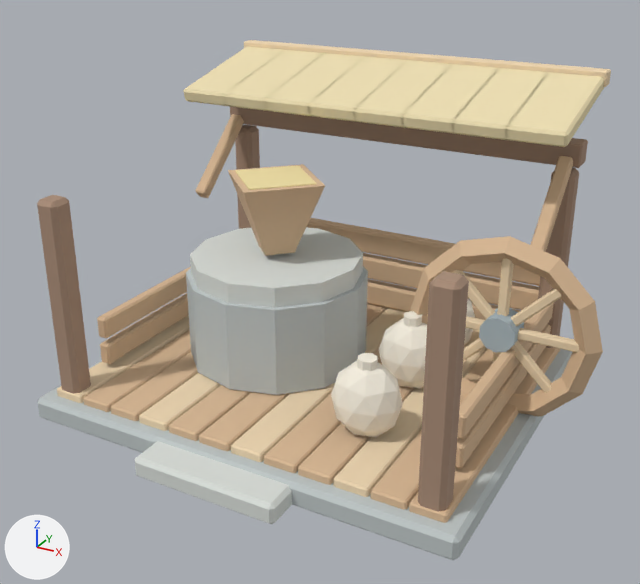
Before and after pictures for a commit that changed the FBX model unity/Assets/Resources/ForestArt/mill.fbx.
The view is the same before and after, from a 50 mm lens placed at (2.94, -5.39, 3.54), pointed at (0.13, -0.27, 0.98). The axes (+X, +Y, +Z) are drawn at lower left. The lights are the same throughout. The older version comes first. Where no turn or scale is listed for an object, it has been applied to the vertices. Vertices at exactly the same position are counted once.

The first picture shows 'mill_mesh'.
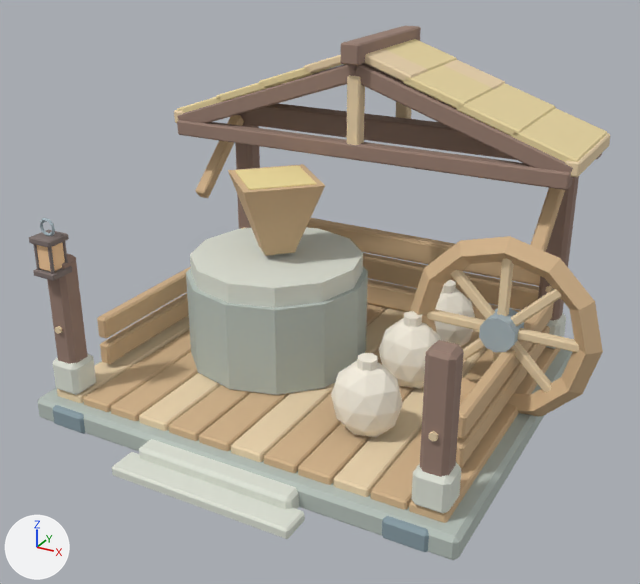
What differs and where, as boxes (x1, y1, x2, y2) in the pictures (640 x 584 px; the box of a moved part takes in the faces that stretch with it):
'mill_mesh', reshaped: before (37, 40, 611, 560); after (29, 26, 611, 560)
part 1 of me_cube_1527, moved or reshaped: before (37, 195, 91, 394); after (47, 254, 88, 364)
part 2 of me_cube_1527, added: after (55, 326, 63, 334)
part 3 of me_cube_1527, moved or reshaped: before (235, 125, 260, 229); after (235, 112, 260, 229)
part 4 of me_cube_1527, moved or reshaped: before (418, 271, 469, 512); after (420, 340, 464, 477)
part 5 of me_cube_1527, added: after (428, 431, 438, 442)
part 6 of me_cube_1527, moved or reshaped: before (538, 168, 579, 348); after (538, 176, 579, 321)
part 7 of me_cube_1527, moved or reshaped: before (244, 40, 611, 87); after (177, 120, 573, 190)
part 8 of me_cube_1527, moved or reshaped: before (135, 441, 292, 524); after (139, 439, 299, 509)
part 9 of me_cube_1527, added: after (40, 218, 55, 236)
part 10 of me_cube_1527, reshaped: before (183, 47, 604, 147); after (174, 26, 611, 177)
part 11 of me_cube_1527, added: after (29, 230, 461, 552)
part 12 of me_cube_1527, added: after (546, 313, 566, 349)

The edits, one by one:
Material 'Forest_darkwood' (mat_forest_darkwood) is new.
Its base color is (0.216, 0.173, 0.161) (grey #807370).
Its roughness is 0.88.
Material 'Forest_slate' (mat_forest_slate) is new.
Its base color is (0.251, 0.337, 0.376) (greyish cyan #899da5).
Its roughness is 0.88.
Material 'Forest_ember' (mat_forest_ember) is new.
Its base color is (0.949, 0.62, 0.345) (beige #f9ce9f).
Its roughness is 0.88.
me_cube_1527 is used by ob_mill_mesh; location (0.0, 0.0, 0.0).
me_cube_1527 had 1526 vertices, 2836 faces and spanned x -1.66..2.05, y -1.64..1.56, z 0.0..2.4.
me_cube_1527 now has 2582 vertices, 4772 faces and spans x -1.68..2.05, y -1.7..1.52, z 0.0..2.62.
me_cube_1527 part 1: the loose piece of 24 vertices spanning x -1.52..-1.34, y -1.29..-1.11, z 0.2..1.7 is scaled about its middle by (1, 1, 0.691), then moved by (0.0, 0.0, -0.2).
me_cube_1527 part 2: a new loose piece, a 6-sided cylinder along y spanning x -1.455..-1.405, y -1.312..-1.288, z 0.721..0.779, in mat_forest_endgrain (beige #edd5af).
me_cube_1527 part 3: the loose piece of 24 vertices spanning x -1.52..-1.34, y 1.11..1.29, z 0.2..1.7 is scaled about the mesh origin by (1, 1, 1.14).
me_cube_1527 part 4: the loose piece of 24 vertices spanning x 1.34..1.52, y -1.29..-1.11, z 0.2..1.7 is scaled about its middle by (1, 1, 0.691), then moved by (0.0, 0.0, -0.2).
me_cube_1527 part 5: a new loose piece, a 6-sided cylinder along y spanning x 1.405..1.455, y -1.312..-1.288, z 0.721..0.779, in mat_forest_endgrain (beige #edd5af).
me_cube_1527 part 6: the loose piece of 24 vertices spanning x 1.34..1.52, y 1.11..1.29, z 0.2..1.7 is scaled about the mesh origin by (1, 1, 1.14).
me_cube_1527 part 7: the loose piece of 24 vertices spanning x -1.6..1.6, y 1.44..1.56, z 2.28..2.4 is scaled about its middle by (1.02, 1, 1), then moved by (0.0, -0.99, -0.52), in mat_forest_bark (brown #997f72).
me_cube_1527 part 8: the loose piece of 24 vertices spanning x -0.55..0.55, y -1.64..-1.28, z 0.0..0.16 is scaled about its middle by (1.1, 0.582, 1.03), then moved by (0.0, 0.04, 0.0).
me_cube_1527 part 9: the loose piece of 48 vertices spanning x 0.65..2.05, y 0.07..0.25, z 0.08..1.48 is copied, and the copy is scaled about its middle by (0.0909, 0.143, 0.0909), then moved by (-2.77, -1.45, 0.74), in mat_forest_iron (light grey #abbbc2); it spans x -1.49..-1.35, y -1.3..-1.28, z 1.45..1.59.
me_cube_1527 part 10: 192 vertices removed from x -1.58..1.58, y 0.49..1.51, z 2.03..2.37; 816 vertices added at x -1.68..1.68, y 0.39..1.52, z 1.76..2.62.
me_cube_1527 part 11: 288 vertices added at x -1.55..1.55, y -1.7..-1.08, z 0.0..1.46.
me_cube_1527 part 12: 24 vertices added at x 1.31..1.55, y 1.08..1.32, z 0.23..0.49.
Other edits to the shape of me_cube_1527 do not show in these pictures.
me_cube_1527 gains material mat_forest_ember (beige #f9ce9f).
me_cube_1527 gains material mat_forest_darkwood (grey #807370).
me_cube_1527 gains material mat_forest_slate (greyish cyan #899da5).
